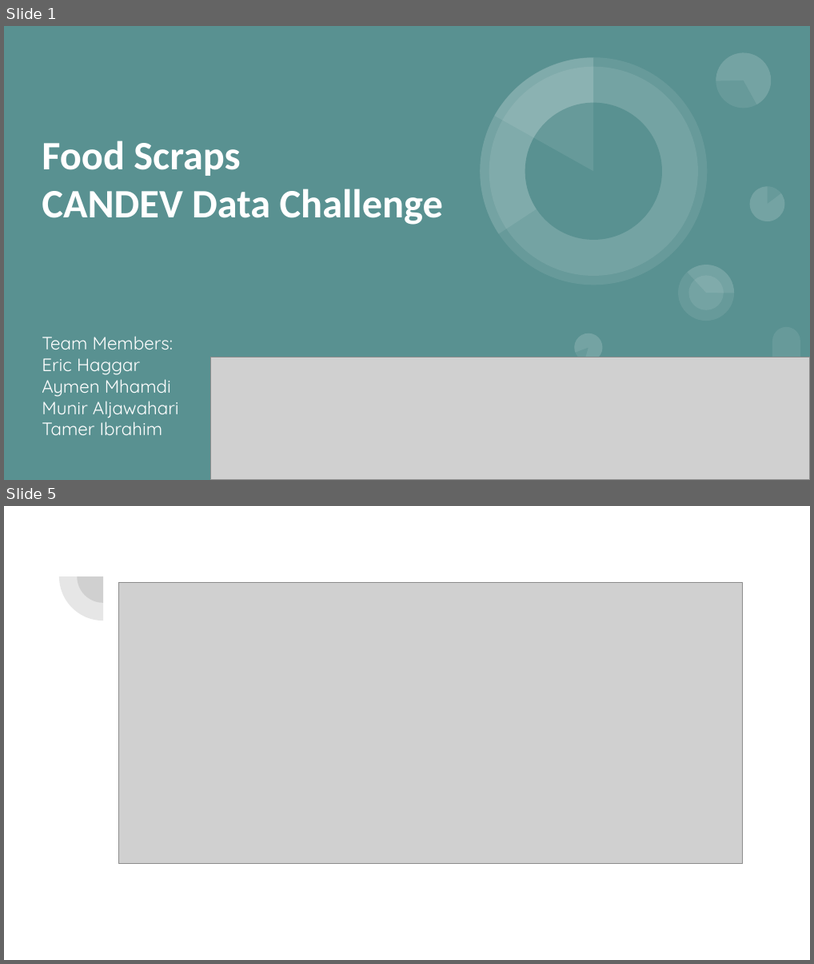
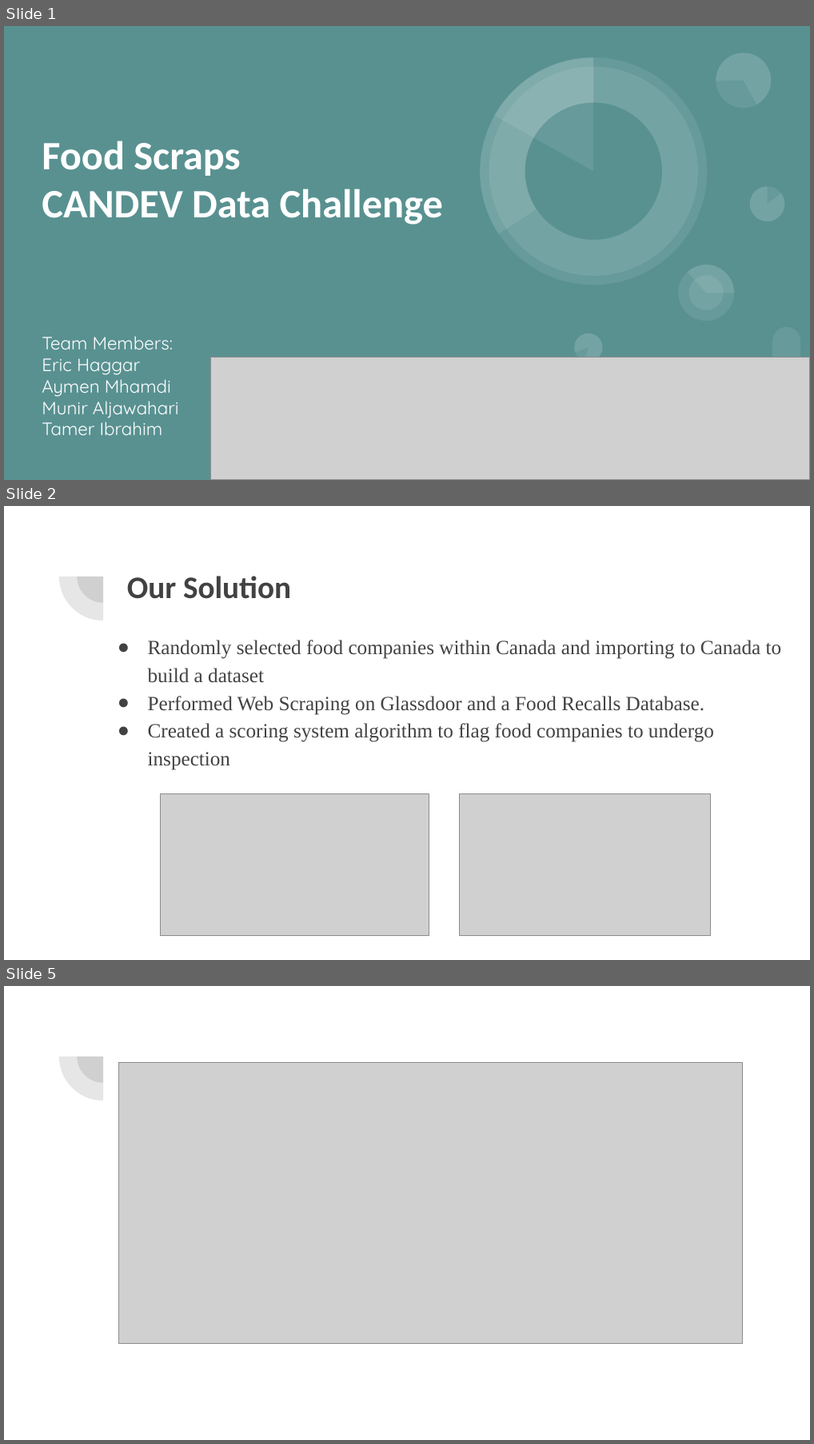
Before and after one commit to EricHaggar/FoodScraps, a slide deck: CANDEV Data Challenge.pptx. Shown one above the other, each under a label of ours: slides 1 and 5 before the commit, slides 1, 2 and 5 after it; the slides between them are not shown. The pictures are 814x964 and 814x1444 pixels, drawn with LibreOffice and Linux fonts; fonts in the diff are those of the drawing; grey boxes stand for pictures. Boxes give left, top, right and bottom in pixels: in the first picture for what was removed or moved away, otherwise in the second. Text is boxed around its words. In the diff, an @@ line names an element or a change of style, - is before the commit and + after.

```diff
--- a/CANDEV Data Challenge.pptx
+++ b/CANDEV Data Challenge.pptx
@@ slide 2 added at <box>4,506,810,960</box>, background #FFFFFF; not listed: 2 template elements that a slide beside it also shows @@
@@ title added at <box>127,576,291,599</box>, 28 pt, text #424242, bold @@
+Our Solution
@@ text added at <box>148,640,782,770</box>, 18 pt, text #424242 @@
+● Randomly selected food companies within Canada and importing to Canada to build a dataset
+● Performed Web Scraping on Glassdoor and a Food Recalls Database.
+● Created a scoring system algorithm to flag food companies to undergo inspection
@@ picture added at <box>161,794,429,935</box> @@
@@ picture added at <box>460,794,711,935</box> @@
```
Also in this commit, not shown: 2 slides changed, 1 slide removed, 3 other files.
